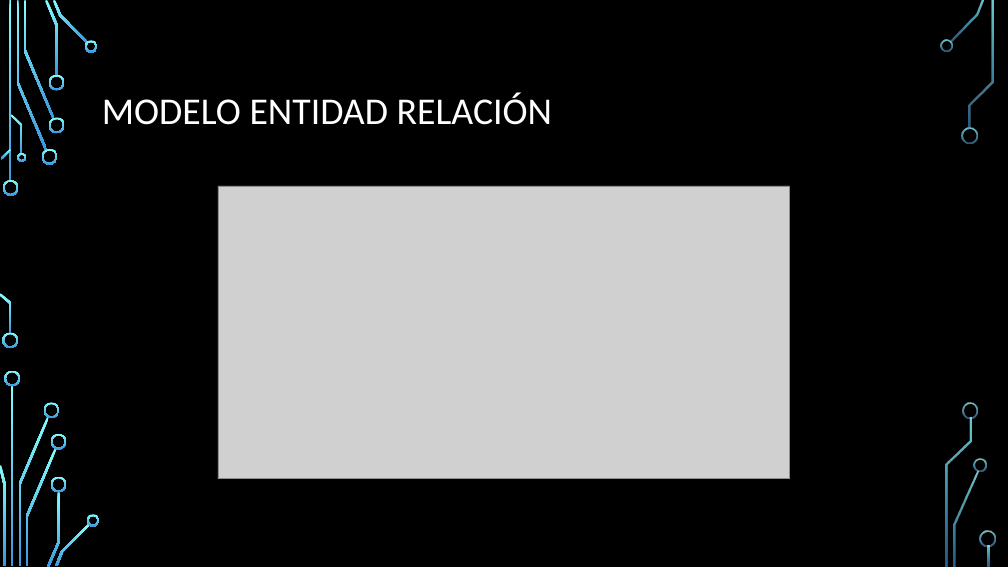
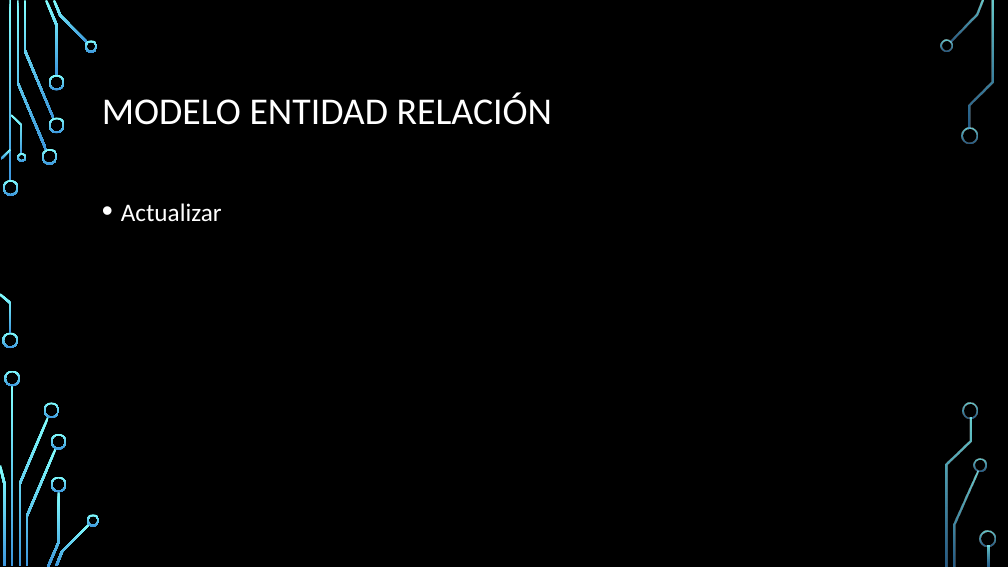
Before and after one commit to Adescafu/INFO264_Proyecto, a slide deck: slide 10 of presentacion.pptx (slide 8 before the commit). Drawn at 1008x567 pixels with LibreOffice and Linux fonts; fonts in the diff are those of the drawing; grey boxes stand for pictures; background and template pictures are left out. Boxes give left, top, right and bottom in pixels: in the first picture for what was removed or moved away, otherwise in the second. Text is boxed around its words. In the diff, an @@ line names an element or a change of style, - is before the commit and + after.

```diff
--- a/presentacion.pptx
+++ b/presentacion.pptx
@@ text added at (x1=121, y1=203, x2=222, y2=221), 24 pt, text #FFFFFF @@
+• Actualizar
@@ picture removed at (x1=218, y1=186, x2=789, y2=479) @@
```
Also in this commit, not shown: 6 other slides changed, 2 slides added, 5 slides removed.
